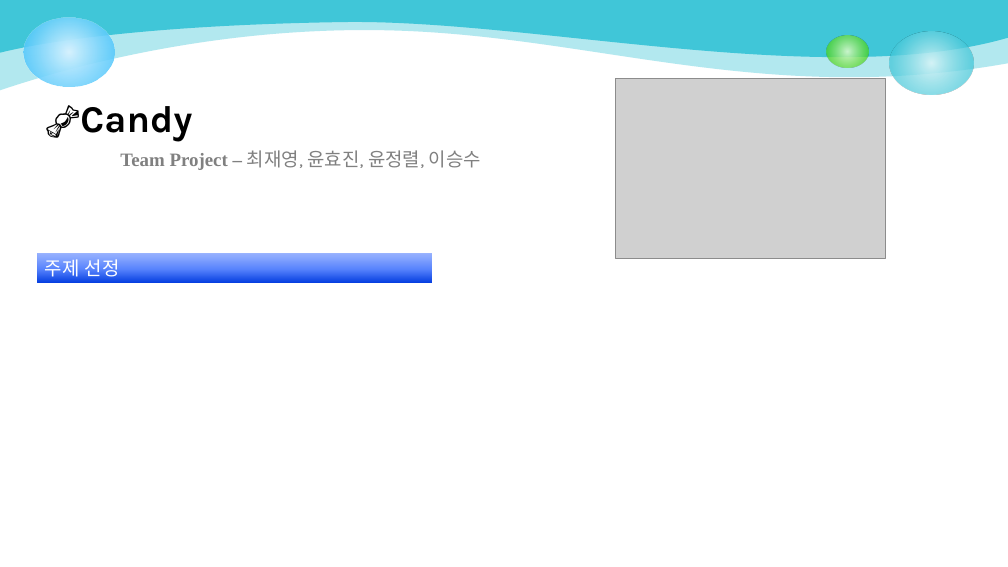
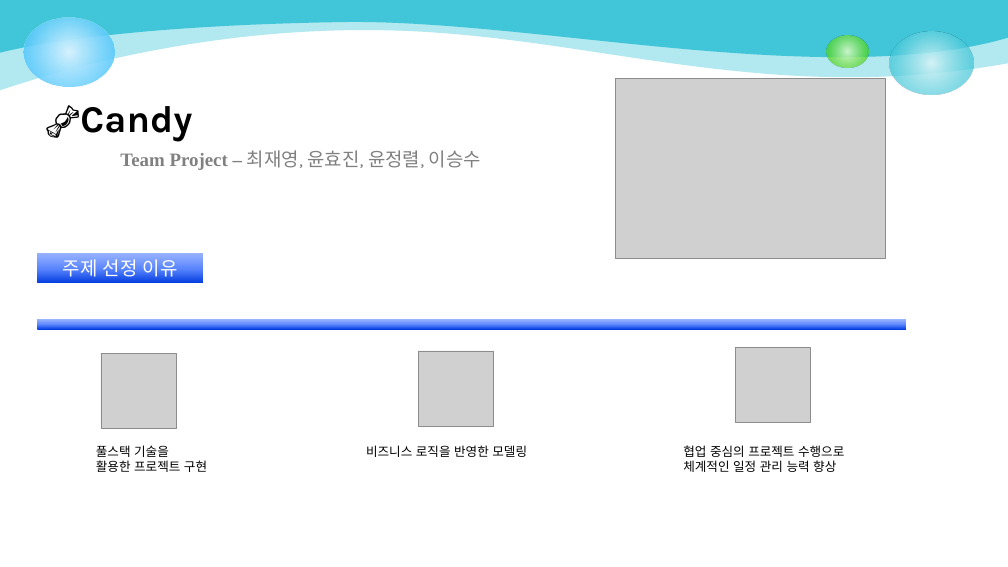
Before and after one commit to jungryeol123/tjg_project, a slide deck: slide 1 of TeamProject_스토리보드.pptx. Drawn at 1008x567 pixels with LibreOffice and Linux fonts; fonts in the diff are those of the drawing; grey boxes stand for pictures. Boxes give left, top, right and bottom in pixels: in the first picture for what was removed or moved away, otherwise in the second. Text is boxed around its words. In the diff, an @@ line names an element or a change of style, - is before the commit and + after.

Commit message:
20251028 storyboard update

```diff
--- a/TeamProject_스토리보드.pptx
+++ b/TeamProject_스토리보드.pptx
@@ rectangle "주제 선정 이유": place and size @@
-rectangle "주제 선정 이유" at [38,253,433,284]
+rectangle "주제 선정 이유" at [38,253,203,284]
@@ text in rectangle at [63,259,178,281]: text changed @@
-주제 선정
+주제 선정 이유
@@ rectangle added at [38,320,907,330], fill gradient #033DE0 to #5A85FD to #99B3FE @@
@@ picture added at [101,353,177,429] @@
@@ picture added at [418,351,493,426] @@
@@ picture added at [736,348,811,423] @@
@@ text added at [96,445,207,472], 12 pt, text #000000 @@
+풀스택 기술을
+활용한 프로젝트 구현
@@ text added at [366,445,527,457], 12 pt, text #000000 @@
+비즈니스 로직을 반영한 모델링
@@ text added at [683,445,844,472], 12 pt, text #000000 @@
+협업 중심의 프로젝트 수행으로 체계적인 일정 관리 능력 향상
```
